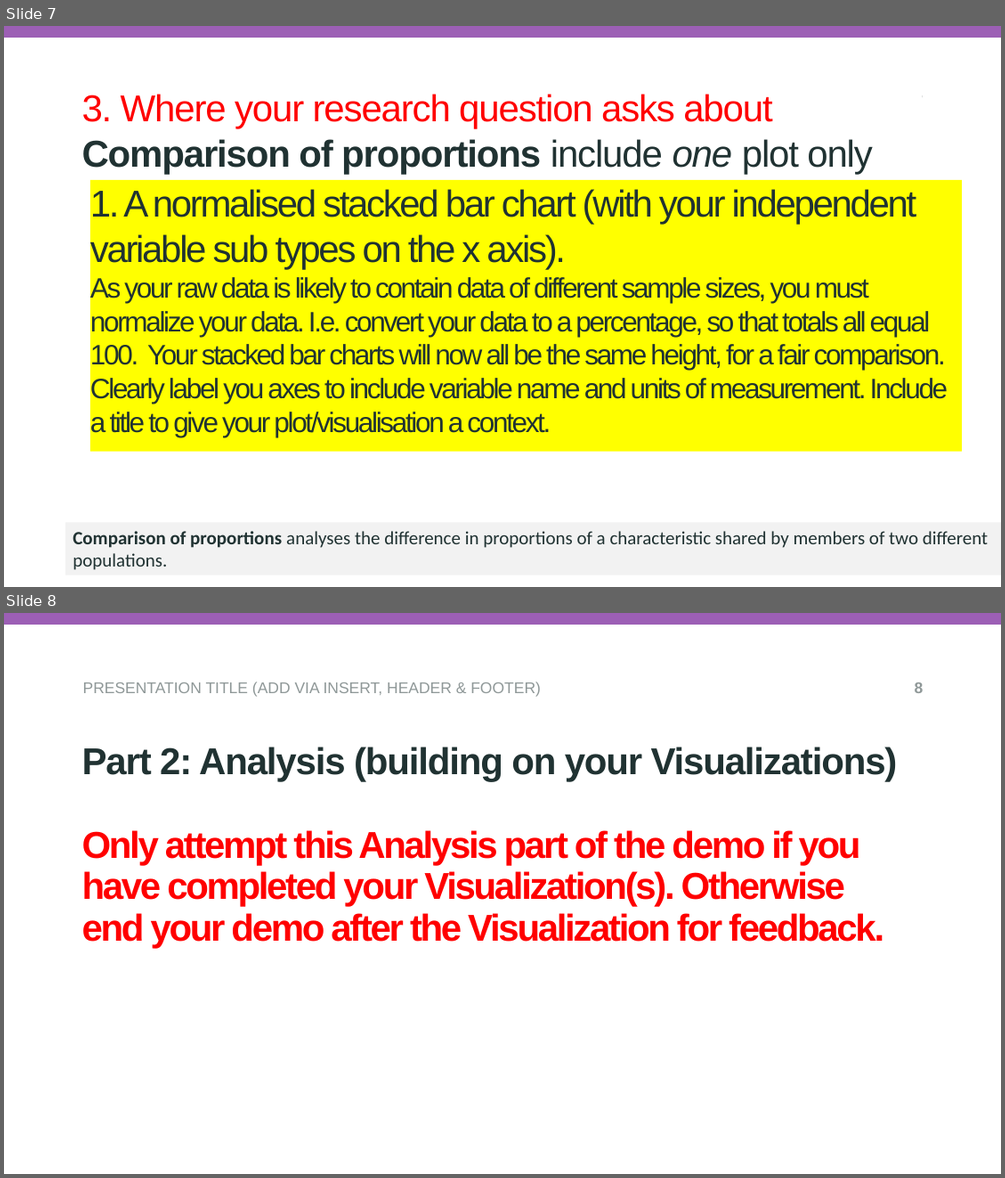
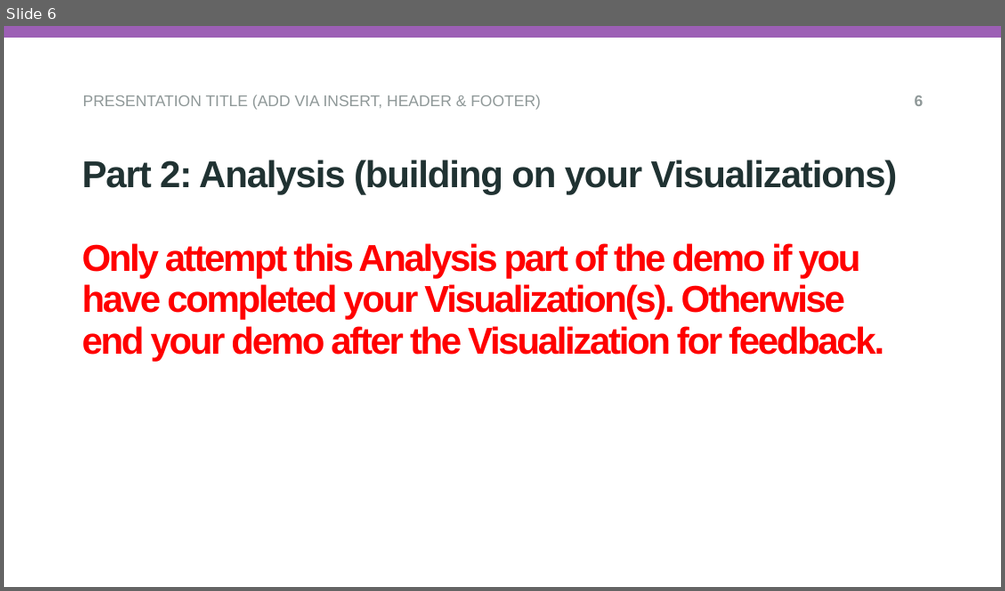
Before and after one commit to noelpaul07/A143A, a slide deck: vis_and_analysis_student_demo_template.pptx. Shown one above the other, each under a label of ours: slides 7 and 8 before the commit, slide 6 after it. The pictures are 1005x1178 and 1005x591 pixels, drawn with LibreOffice and Linux fonts; fonts in the diff are those of the drawing; background and template pictures are left out. Boxes give left, top, right and bottom in pixels: in the first picture for what was removed or moved away, otherwise in the second. Text is boxed around its words. In the diff, an @@ line names an element or a change of style, - is before the commit and + after.

Commit message:
Add files via upload
Visualisation

```diff
--- a/vis_and_analysis_student_demo_template.pptx
+++ b/vis_and_analysis_student_demo_template.pptx
@@ slide 7 removed at [4,26,1001,587], background #FFFFFF; not listed: 1 template element that a slide beside it also shows @@
@@ subtitle removed at [82,94,873,174] @@
-3. Where your research question asks about Comparison of proportions include one plot only
@@ page number removed at [872,91,923,110] @@
-7
@@ title removed at [90,180,961,451] @@
-1. A normalised stacked bar chart (with your independent variable sub types on the x axis).
-As your raw data is likely to contain data of different sample sizes, you must normalize your data. I.e. convert your data to a percentage, so that totals all equal 100. Your stacked bar charts will now all be the same height, for a fair comparison.
-Clearly label you axes to include variable name and units of measurement. Include a title to give your plot/visualisation a context.
@@ rectangle removed at [65,522,1001,575] @@
-Comparison of proportions analyses the difference in proportions of a characteristic shared by members of two different populations.
@@ what was slide 8 is now slide 6 @@
```
Also in this commit, not shown: 3 slides changed, 2 slides added, 3 other slides removed.
